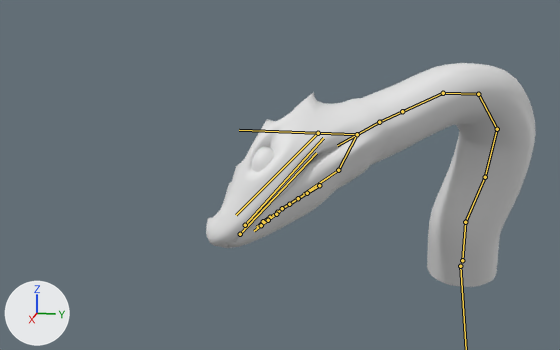
The FBX model Fortrest/Assets/Team/Liam/BOSS'S/Basalisk boss.fbx as it was, and as the next commit left it.
Camera for both pictures: a 50 mm lens placed at (18.97, -0.85, 6.42), pointed at (3.13, -4.01, 2.46). Lighting does not change. The marker at lower left points along +X, +Y and +Z. Both versions are drawn at frame 54 of the action 'Armature|Attack 2'; the numbers are the values there. The bones that bend it are drawn over the model as lines.

In view in the first picture: 'Snake'.
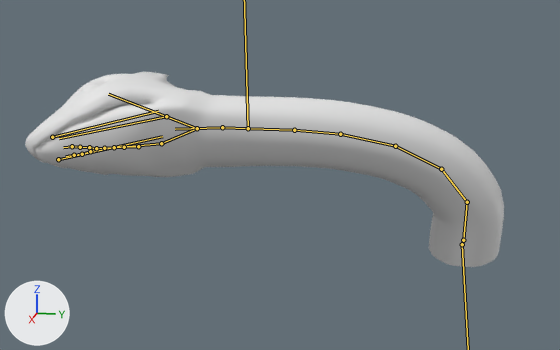
The change in detail:
Bone 'root' (bone_root) moves from (0.0, 6.35, -12.48) to (0.0, 6.41, -13.08).
Bone 'root' (bone_root) turns from (1, 0, 0) to (5, 0, 0) degrees about its own x, y and z.
Bone 'Spine1.001' (bone_spine1_001) turns from (-18, 2, 14) to (31, 1, -5) degrees about its own x, y and z.
Bone 'Spine2' (bone_spine2) turns from (10, 1, -9) to (23, 1, -4) degrees about its own x, y and z.
Bone 'Spine2.001' (bone_spine2_001) turns from (30, 6, -23) to (16, 0, -2) degrees about its own x, y and z.
Bone 'spine3' (bone_spine3) turns from (30, 7, -24) to (8, 0, -1) degrees about its own x, y and z.
Bone 'spine3.001' (bone_spine3_001) turns from (19, 3, -15) to (4, 0, -1) degrees about its own x, y and z.

What differs and where, as boxes [x1, y1, x2, y2] in the pictures (560 x 350 px):
'Snake', posed (45% wider, 13% shorter)
    before: [206, 63, 536, 287]
    after: [25, 72, 504, 267]
bone 'Spine1.001', root to tip
    before: (465, 222) to (485, 177)
    after: (467, 202) to (441, 169)
bone 'Spine2', root to tip
    before: (485, 177) to (497, 129)
    after: (441, 169) to (395, 146)
bone 'Spine2.001', root to tip
    before: (497, 129) to (478, 94)
    after: (395, 146) to (340, 134)
bone 'spine3', root to tip
    before: (478, 94) to (443, 93)
    after: (340, 134) to (294, 130)
bone 'spine3.001', root to tip
    before: (443, 93) to (402, 111)
    after: (294, 130) to (248, 128)
